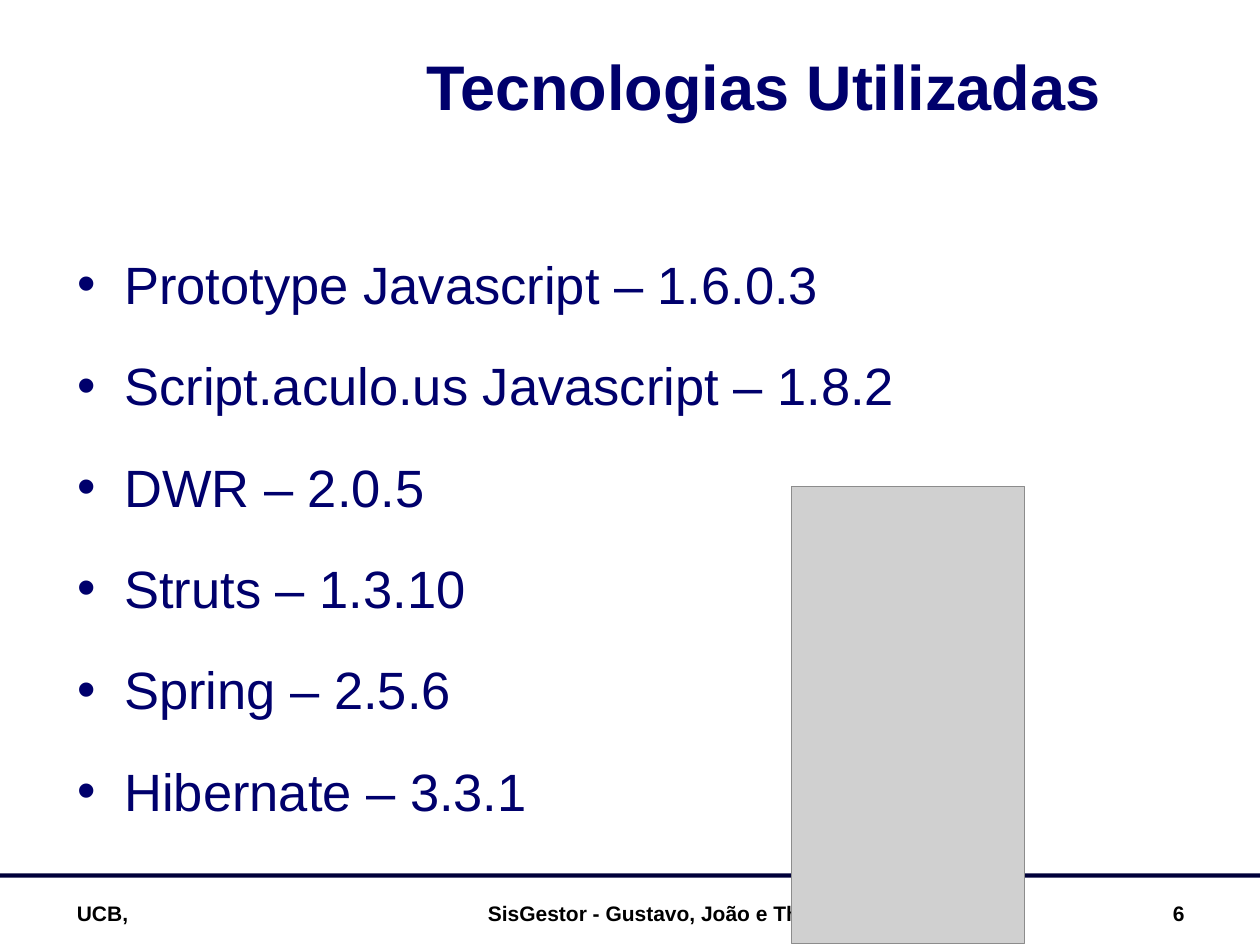
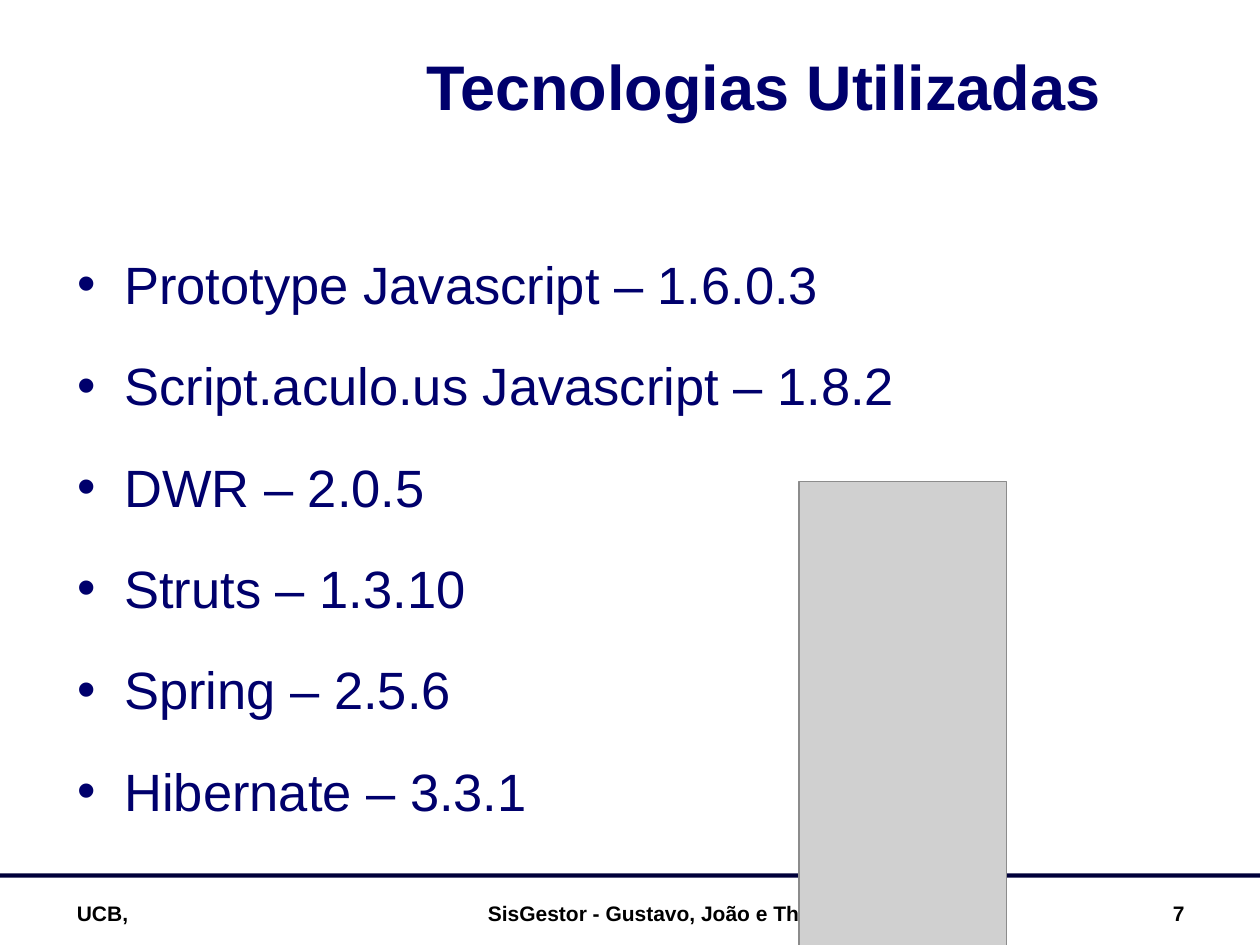
Before and after one commit to luciahsp/sisgestor, a slide deck: slide 7 of documentacao/SisGestor_Apresentação.ppt (slide 6 before the commit). Drawn at 1260x945 pixels with LibreOffice and Linux fonts; fonts in the diff are those of the drawing; grey boxes stand for pictures; background and template pictures are left out. Boxes give left, top, right and bottom in pixels: in the first picture for what was removed or moved away, otherwise in the second. Text is boxed around its words. In the diff, an @@ line names an element or a change of style, - is before the commit and + after.

```diff
--- a/documentacao/SisGestor_Apresentação.ppt
+++ b/documentacao/SisGestor_Apresentação.ppt
@@ picture: place and size @@
-picture at [791,486,1024,944]
+picture at [799,481,1007,945]
@@ page number at [1173,906,1185,921]: text changed @@
-6
+7
```
Also in this commit, not shown: 3 other slides changed, 1 slide added, 2 other files.
